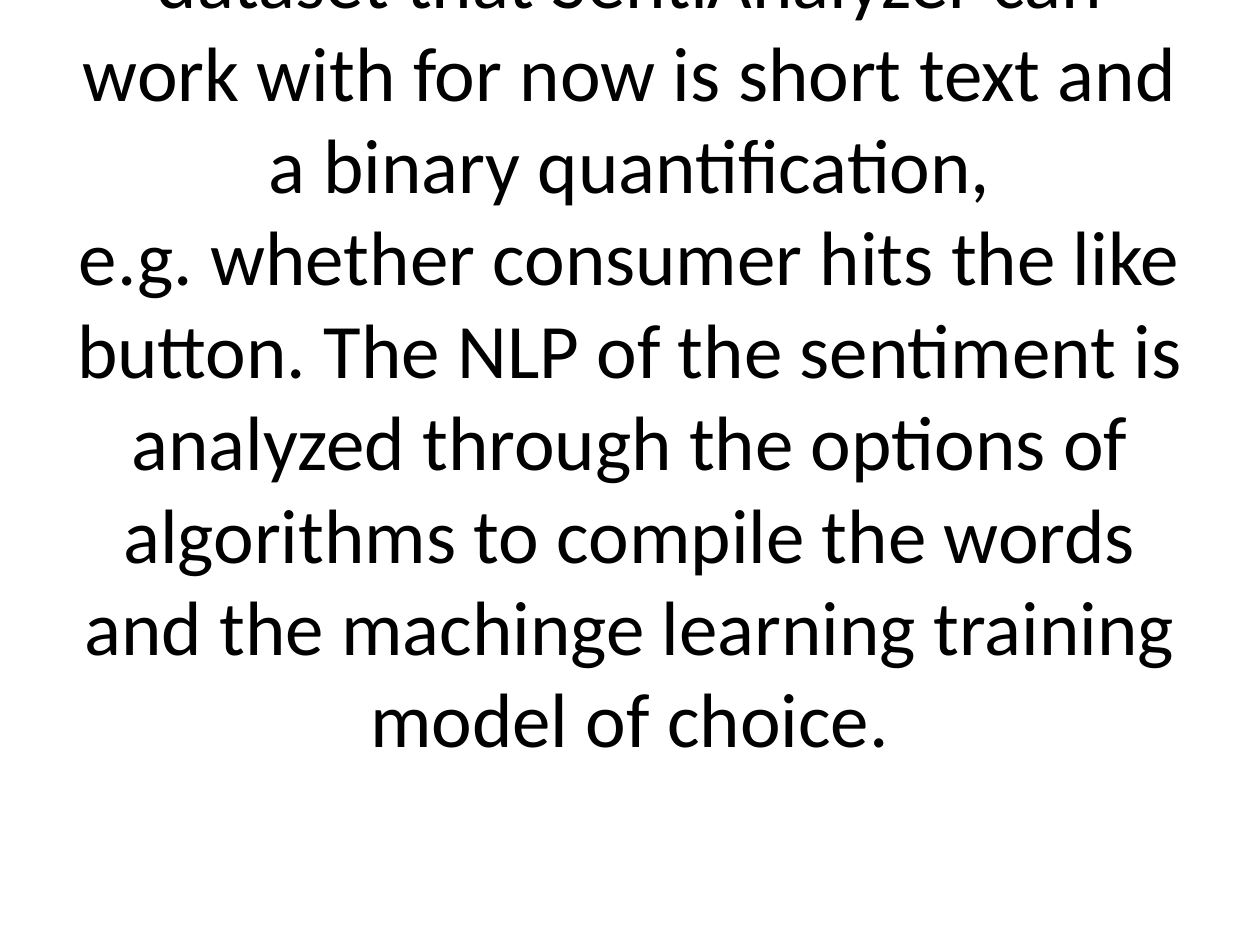
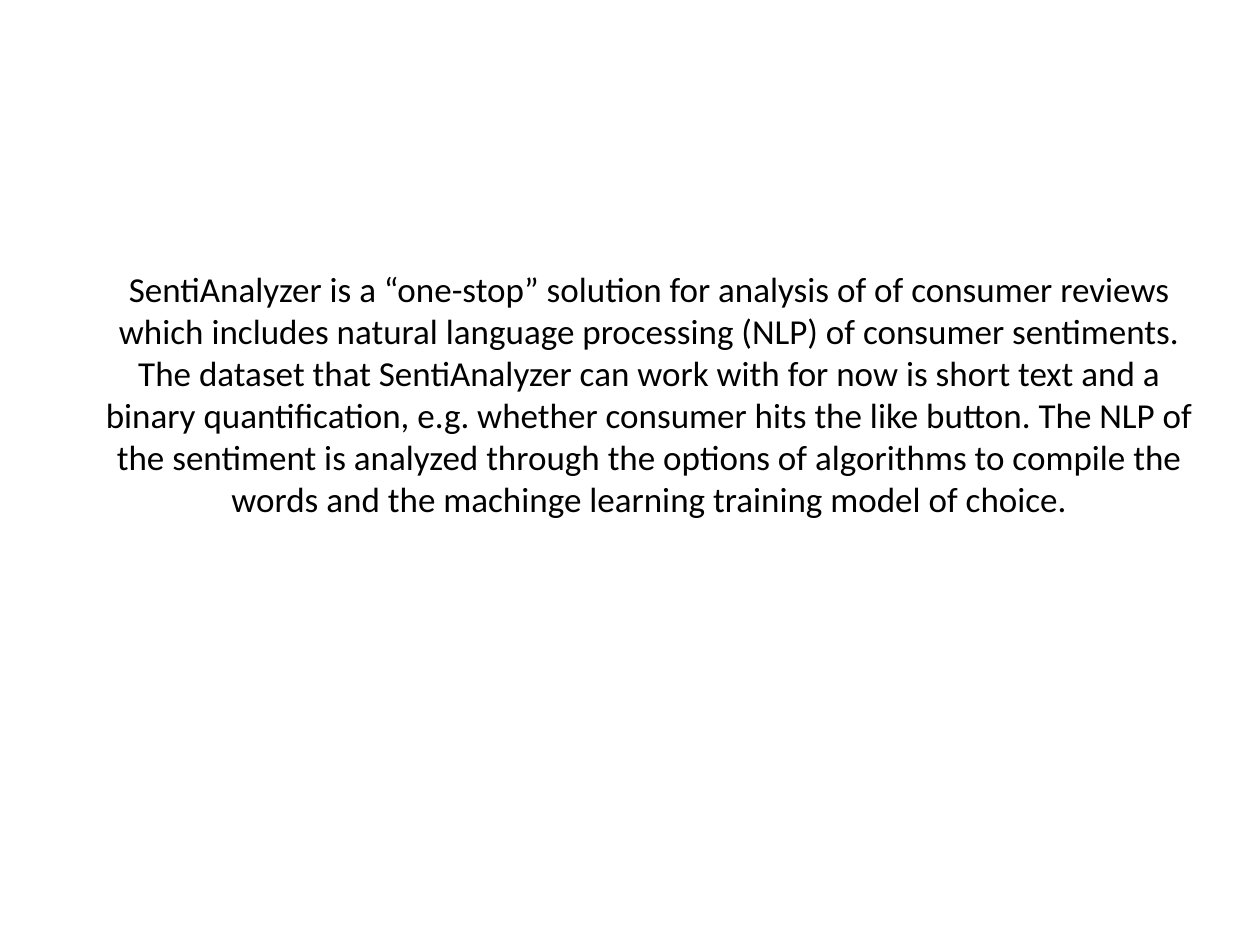
Before and after one commit to zahrakhoshmanesh/SentiAnalyzer, a slide deck: slide 2 of inst/extdata/presentation.pptx (slide 3 before the commit). Drawn at 1260x945 pixels with LibreOffice and Linux fonts; fonts in the diff are those of the drawing. Boxes give left, top, right and bottom in pixels: in the first picture for what was removed or moved away, otherwise in the second. Text is boxed around its words. In the diff, an @@ line names an element or a change of style, - is before the commit and + after.

```diff
--- a/inst/extdata/presentation.pptx
+++ b/inst/extdata/presentation.pptx
@@ title "SentiAnalyzer is a “one-stop” solution ...": place and size @@
-title "SentiAnalyzer is a “one-stop” solution ..." at [77, 0, 1182, 748]
+title "SentiAnalyzer is a “one-stop” solution ..." at [106, 277, 1192, 518]
@@ title "SentiAnalyzer is a “one-stop” solution ..." at [106, 277, 1192, 518]: size 44 to 20 pt @@
```
Also in this commit, not shown: 5 other slides changed, 2 slides added, 2 slides removed, 1 other file.
